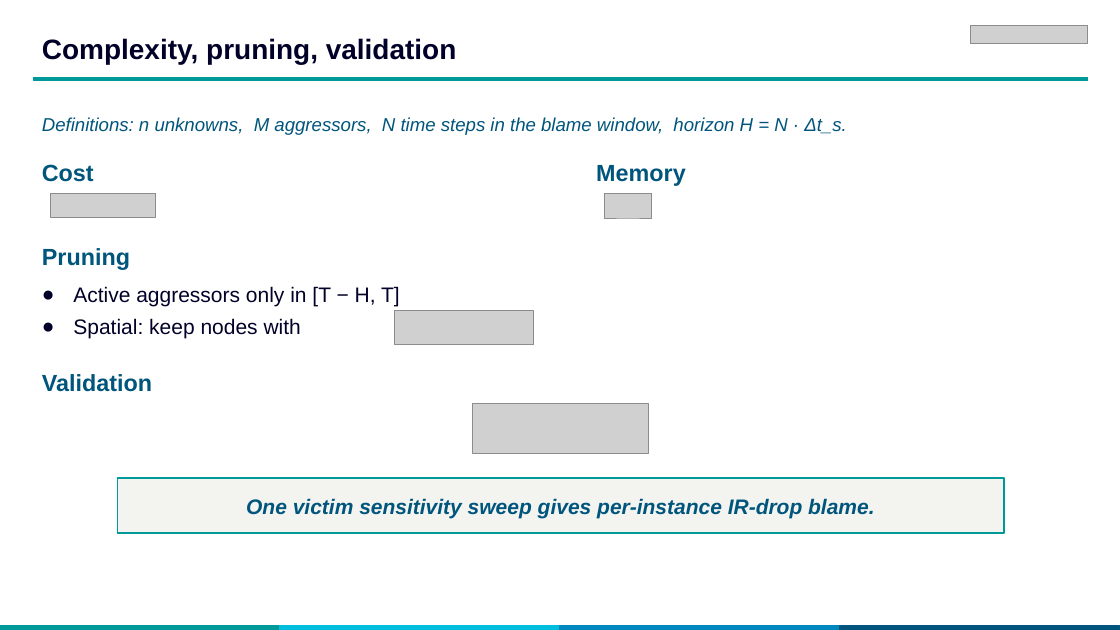
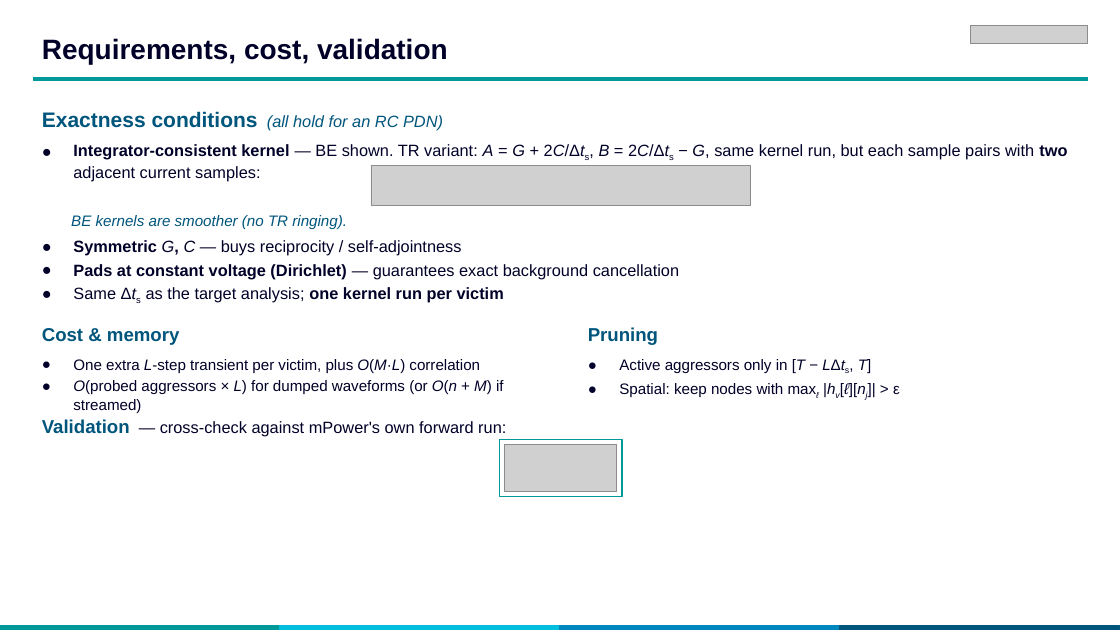
Before and after one commit to patour/sigma_dvd_prototype, a slide deck: slide 13 of docs/advanced_vectorless_slides.pptx. Drawn at 1120x630 pixels with LibreOffice and Linux fonts; fonts in the diff are those of the drawing; grey boxes stand for pictures. Boxes give left, top, right and bottom in pixels: in the first picture for what was removed or moved away, otherwise in the second. Text is boxed around its words. In the diff, an @@ line names an element or a change of style, - is before the commit and + after.

```diff
--- a/docs/advanced_vectorless_slides.pptx
+++ b/docs/advanced_vectorless_slides.pptx
@@ text at bbox=[42, 38, 448, 64]: text changed @@
-Complexity, pruning, validation
+Requirements, cost, validation
@@ text at bbox=[42, 111, 443, 131]: text changed; size 16 to 18 pt; bold on; italic off @@
-Definitions: n unknowns, M aggressors, N time steps in the blame window, horizon H = N · Δt_s.
+Exactness conditions (all hold for an RC PDN)
@@ text added at bbox=[73, 144, 1067, 182], 14 pt, text #000028 @@
+● Integrator-consistent kernel — BE shown. TR variant: A = G + 2C/Δts, B = 2C/Δts − G, same kernel run, but each sample pairs with two adjacent current samples:
@@ picture added at bbox=[371, 166, 751, 205] @@
@@ text removed at bbox=[596, 165, 686, 186] @@
-Memory
@@ picture removed at bbox=[50, 193, 155, 217] @@
@@ picture removed at bbox=[605, 193, 651, 218] @@
@@ text added at bbox=[71, 215, 347, 229], 13 pt, text #00557C, italic @@
+BE kernels are smoother (no TR ringing).
@@ text added at bbox=[73, 240, 679, 302], 14 pt, text #000028 @@
+● Symmetric G, C — buys reciprocity / self-adjointness
+● Pads at constant voltage (Dirichlet) — guarantees exact background cancellation
+● Same Δts as the target analysis; one kernel run per victim
@@ text "Cost & memory" at bbox=[42, 328, 179, 345]: vertical alignment middle to top @@
@@ text at bbox=[42, 328, 179, 345]: text changed; size 20 to 16 pt @@
-Cost
+Cost & memory
@@ picture removed at bbox=[395, 311, 534, 345] @@
@@ text "Pruning": place and size @@
-text "Pruning" at bbox=[42, 248, 130, 270]
+text "Pruning" at bbox=[588, 327, 658, 345]
@@ text "Pruning" at bbox=[588, 327, 658, 345]: size 20 to 16 pt; vertical alignment middle to top @@
@@ text at bbox=[73, 359, 504, 413]: text changed; size 18 to 13 pt @@
-● Active aggressors only in [T − H, T]
-● Spatial: keep nodes with
+● One extra L-step transient per victim, plus O(M·L) correlation
+● O(probed aggressors × L) for dumped waveforms (or O(n + M) if streamed)
@@ text "Active aggressors only in [T ..." at bbox=[619, 359, 900, 398]: vertical alignment middle to top @@
@@ text at bbox=[619, 359, 900, 398]: text changed; size 20 to 13 pt; text colour #00557C to #000028; bold off @@
-Validation
+● Active aggressors only in [T − LΔts, T]
+● Spatial: keep nodes with maxℓ |hv[ℓ][nj]| > ε
@@ text added at bbox=[42, 419, 506, 437], 14 pt, text #000028 @@
+Validation — cross-check against mPower's own forward run:
@@ picture removed at bbox=[473, 403, 649, 453] @@
@@ rectangle added at bbox=[500, 439, 623, 497], outline #009999 1.25 pt @@
@@ picture added at bbox=[505, 444, 618, 492] @@
@@ rectangle removed at bbox=[118, 478, 1004, 533] @@
@@ text removed at bbox=[246, 498, 874, 518] @@
-One victim sensitivity sweep gives per-instance IR-drop blame.
```
Also in this commit, not shown: 1 other slide changed, 1 slide added, 1 slide removed, 1 other file.
